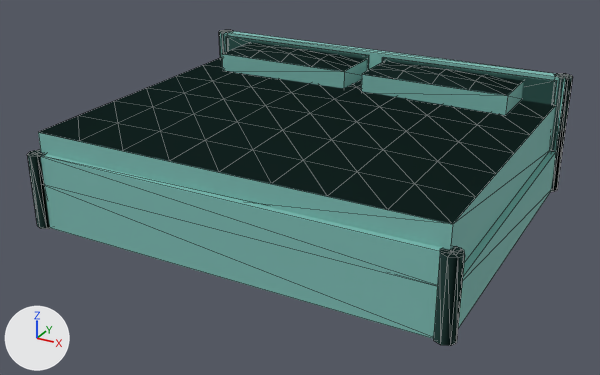
Renders of the glTF model src/assets/furniture/bed.glb from each side of a commit.
One viewpoint serves both versions: a camera (50 mm lens) standing at (1.75, -3.29, 1.73) and looking at (-0.01, -0.09, 0.13). Arrows for +X, +Y and +Z are at lower left; the lights stay in place. The picture after the commit comes second. Mesh edges are drawn as thin lines. Vertices at exactly the same position are counted once.
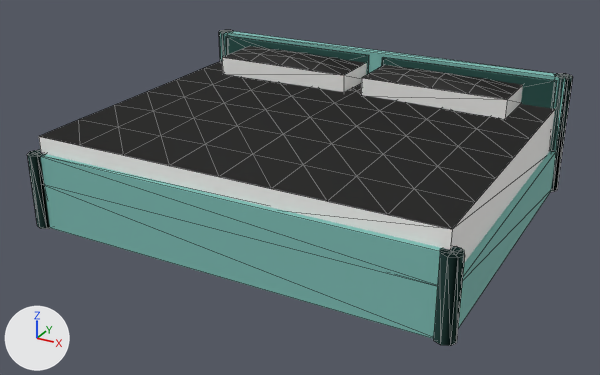
The edits, one by one:
Material 'mattress' (mat_mattress) is new.
Its base color is (0.95, 0.94, 0.92) (white #f9f8f6).
Its roughness is 0.85.
me_mesh_0 has 223 vertices, 362 faces and spans x -1.02..1.02, y -0.82..0.82, z 0.0..0.6.
me_mesh_0 is used by ob_mesh_0; location (0.0, 0.0, 0.0).
me_mesh_0 part 1: the loose piece of 67 vertices spanning x -0.97..0.97, y -0.77..0.77, z 0.22..0.48 is moved by (0.0, 0.0, -0.02), in mat_mattress (white #f9f8f6).
me_mesh_0 part 2: the loose piece of 24 vertices spanning x -0.8..-0.05, y 0.46..0.76, z 0.46..0.59 is moved by (0.0, 0.0, -0.02), in mat_mattress (white #f9f8f6).
me_mesh_0 part 3: the loose piece of 24 vertices spanning x 0.05..0.8, y 0.46..0.76, z 0.46..0.59 is moved by (0.0, 0.0, -0.02), in mat_mattress (white #f9f8f6).
me_mesh_0 gains material mat_mattress (white #f9f8f6).

Pixel boxes (x1, y1, x2, y2) of what changed, in the pictures (600 x 375 px; the box of a moved part takes in the faces that stretch with it):
part 1 of me_mesh_0, moved or reshaped
    before: (38, 58, 556, 263)
    after: (39, 61, 555, 263)
part 2 of me_mesh_0, moved or reshaped
    before: (222, 43, 367, 88)
    after: (222, 46, 367, 92)
part 3 of me_mesh_0, moved or reshaped
    before: (361, 61, 523, 115)
    after: (361, 65, 523, 119)
